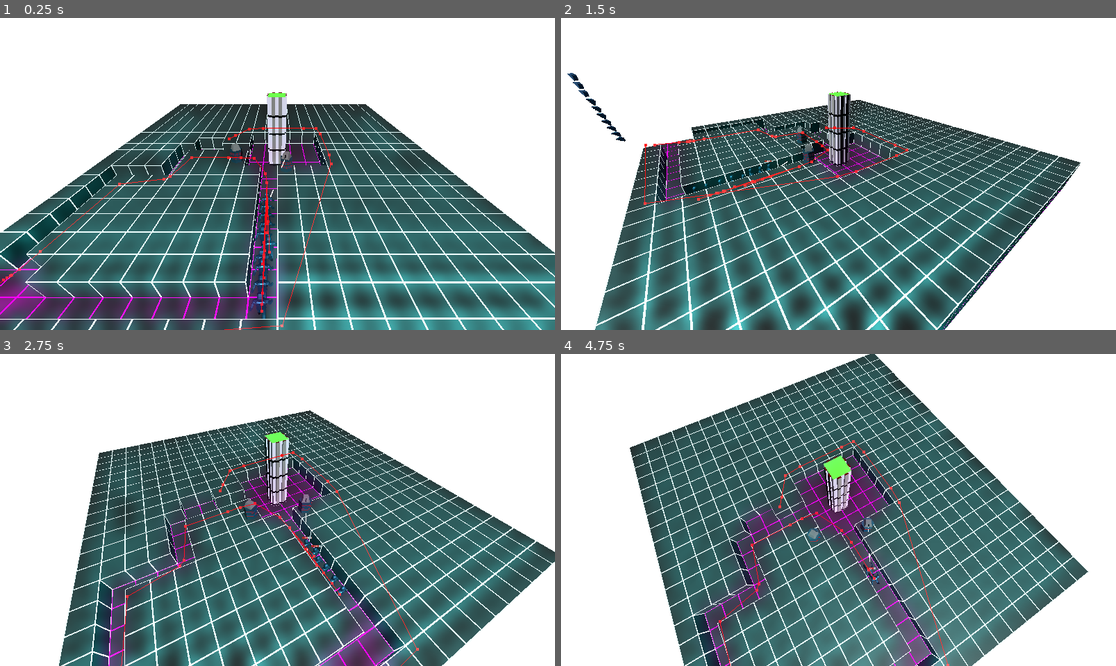
Above: before the commit, frames 1-4 (two rows, left to right).
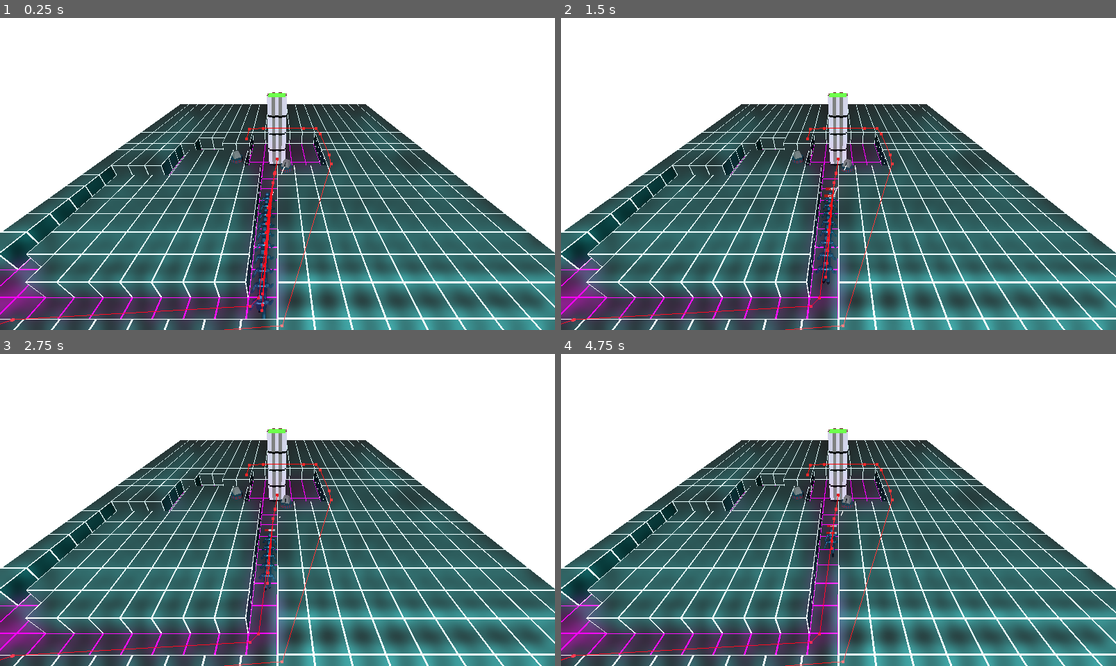
Above: after the commit, the same moments.

Repository: StefanHolst/LD57
Game: Godot game, scene res://Game.tscn
Same seed, same stepped clock (60 frames per second), same inputs: the game is played once before the commit and once after it.
Inputs (mouse positions are in pixels of both pictures, inside the frame that each line leads up to):
- Up to frame 1 (0.25 s): no input
- Up to frame 2 (1.5 s): tap Enter at 0.5 s; move the mouse to (866, 174) at 0.52 s; click (866, 174) at 0.67 s; move the mouse to (810, 174) at 1.27 s; click (810, 174) at 1.42 s
- Up to frame 3 (2.75 s): move the mouse to (288, 503) at 2.02 s; click (288, 503) at 2.17 s
- Up to frame 4 (4.75 s): move the mouse to (832, 516) at 2.77 s; click (832, 516) at 2.92 s; move the mouse to (877, 513) at 3.52 s; click (877, 513) at 3.67 s; tap Escape at 4.15 s; move the mouse to (672, 463) at 4.27 s; click (672, 463) at 4.42 s

The runs differ from the first frame. In frame 1, 1.2% of the frame differs, in the area x 0-53%, y 35-99%; in frame 2, 34%; in frame 3, 35%; in frame 4, 44%, in the area x 0-100%, y 0-100%.

Commit message:
Change mouse behavior

Diff:
--- a/Map/Map.gd
+++ b/Map/Map.gd
@@ -21,14 +21,14 @@
 	var terrain = terrain1.instantiate()
 	map_floor.append(terrain)
 
-	var target = Vector3(-7,4,2)
+	var target = Vector3(0,0,0)
 
 	# Create test towers
 	var tower1 = LaserTower.new(self)
-	tower1.position = Vector3(1, 4, 5)
+	tower1.position = Vector3(1, 3, 5)
 	towers.append(tower1)
 	var tower2 = LaserTower.new(self)
-	tower2.position = Vector3(-5, 4, 3)
+	tower2.position = Vector3(-5, 3, 3)
 	towers.append(tower2)
 #
 	## Create test units
--- a/camera_3d.gd
+++ b/camera_3d.gd
@@ -2,7 +2,7 @@
 
 @export var target: Vector3 = Vector3.ZERO
 @export var distance := 30.0
-@export var min_distance := 20.0
+@export var min_distance := 12.0
 @export var max_distance := 150.0
 @export var zoom_speed := 1.0
 @export var rotate_speed := 0.01
@@ -12,16 +12,17 @@
 var vertical_angle := 0.6
 var rotating := false
 
-func _ready():
-	Input.set_mouse_mode(Input.MOUSE_MODE_CAPTURED)
-
 func _input(event):
-	# Rotating the mouse
-	if event is InputEventMouseMotion:
+	# Start or stop rotation
+	if event is InputEventMouseButton:
+		if event.button_index == MOUSE_BUTTON_LEFT:
+			rotating = event.pressed
+	# Rotation
+	if event is InputEventMouseMotion and rotating:
 		horizontal_angle -= event.relative.x * rotate_speed
-		vertical_angle = clamp(vertical_angle - event.relative.y * rotate_speed,
-							   vertical_angle_limit.x, vertical_angle_limit.y)
-
+		var verticalMin = vertical_angle_limit.x
+		var verticalMax = vertical_angle_limit.y
+		vertical_angle = clamp(vertical_angle - event.relative.y * rotate_speed, verticalMin, verticalMax)
 	# Zoom on scroll
 	if event is InputEventMouseButton and event.button_index == MOUSE_BUTTON_WHEEL_UP:
 		distance = max(min_distance, distance - zoom_speed)
@@ -30,10 +31,6 @@
 	elif event is InputEventPanGesture:
 		# Negative y is zoom in, positive y is zoom out
 		distance = clamp(distance + event.delta.y * 0.05, min_distance, max_distance)
-
-	if event is InputEventKey and event.pressed:
-		if event.keycode == KEY_ESCAPE:
-			Input.set_mouse_mode(Input.MOUSE_MODE_VISIBLE)
 
 func _process(delta):
 	# Calculate spherical offset from angles and distance
